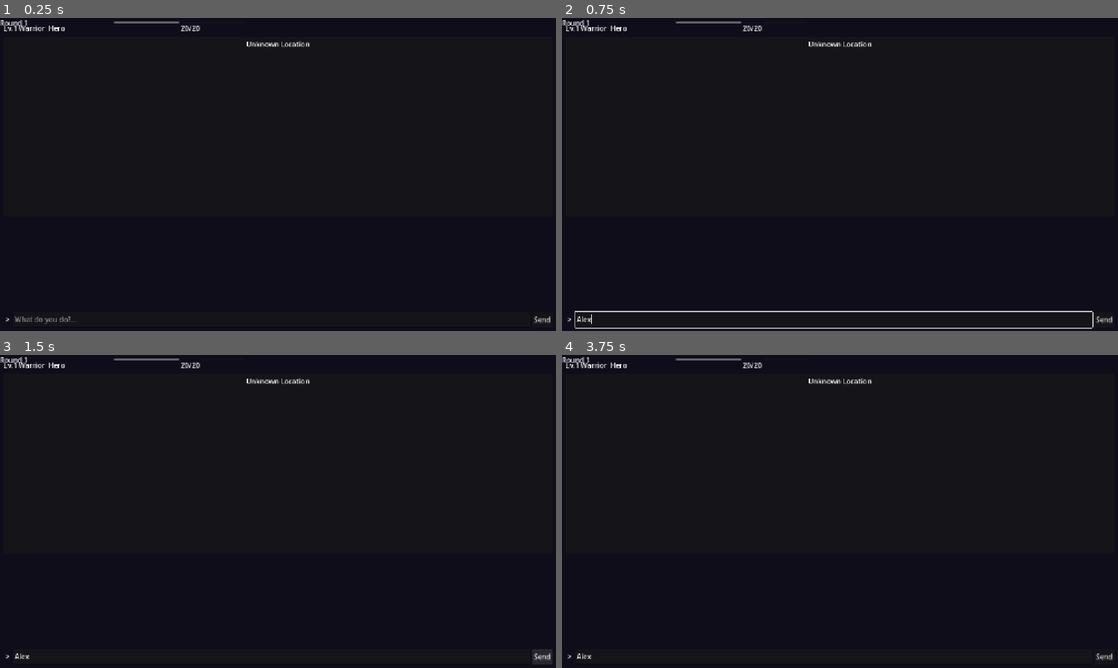
Above: before the commit, frames 1-4 (two rows, left to right).
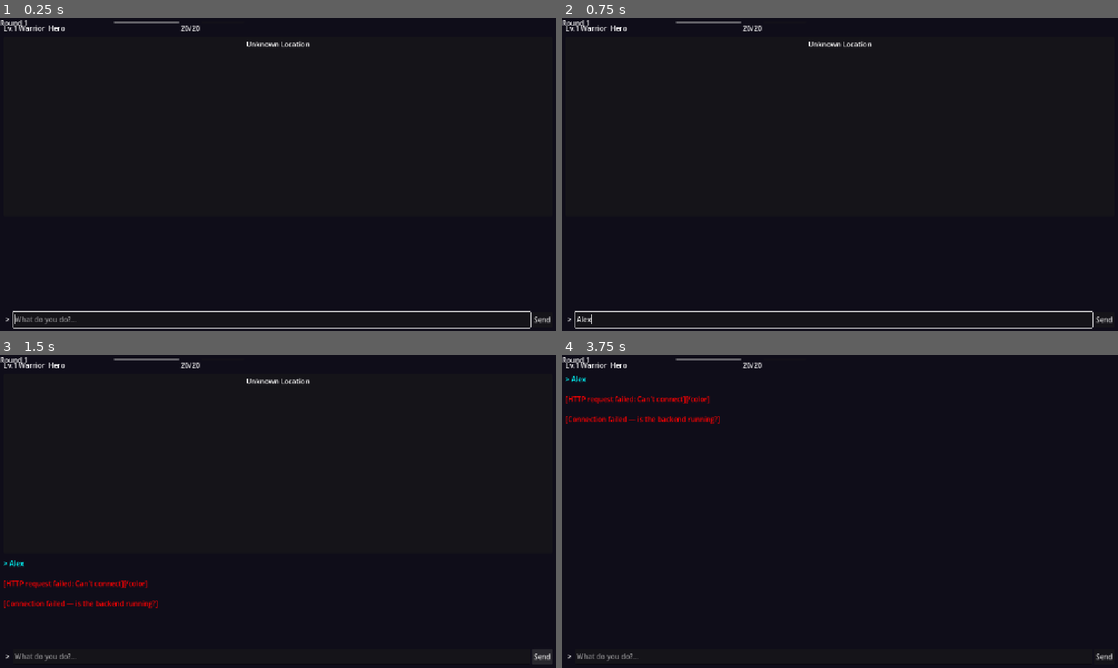
Above: after the commit, the same moments.

Repository: msbel5/ember-rpg
Game: Godot game, scene res://scenes/game_session.tscn
Two runs of this game, one before a commit and one after it. Both use one fixed random seed, a clock stepped at 60 frames per second and the inputs below. This scene is started directly instead of the project's main scene.
Inputs (mouse positions are in pixels of both pictures, inside the frame that each line leads up to):
- Up to frame 1 (0.25 s): no input
- Up to frame 2 (0.75 s): click (834, 318) at 0.52 s; type "Alex" at 0.6 s
- Up to frame 3 (1.5 s): click "Send" at 1.25 s
- Up to frame 4 (3.75 s): click "Send" at 2 s; click "Send" at 2.75 s; tap Enter at 3.5 s; move the mouse to (962, 495) at 3.52 s; tap M at 3.6 s; click (962, 495) at 3.67 s

The runs differ from the first frame. In frame 1, 0.8% of the frame differs, in the area x 2-96%, y 93-100%; in frame 2, nothing differs; in frame 3, 0.9%; in frame 4, 0.9%, in the area x 0-56%, y 6-98%.
Error before the commit: Invalid assignment of property or key 'visible' with value of type 'bool' on a base object of type 'null instance'. (res://scenes/game_session.gd:21)

Commit message:
Fix: CombatHUD node path after reparenting to MapPanel

Diff:
--- a/godot-client/scenes/game_session.gd
+++ b/godot-client/scenes/game_session.gd
@@ -8,9 +8,9 @@
 @onready var hp_label: Label = $MainLayout/PlayerStatus/HPLabel
 @onready var player_info: Label = $MainLayout/PlayerStatus/PlayerInfo
 @onready var xp_bar: ProgressBar = $MainLayout/PlayerStatus/XPBar
-@onready var combat_hud: PanelContainer = $CombatHUD
-@onready var combat_list: VBoxContainer = $CombatHUD/VBox/CombatantList
-@onready var combat_round: Label = $CombatHUD/VBox/RoundLabel
+@onready var combat_hud: PanelContainer = $MainLayout/ContentSplit/MapPanel/CombatHUD
+@onready var combat_list: VBoxContainer = $MainLayout/ContentSplit/MapPanel/CombatHUD/VBox/CombatantList
+@onready var combat_round: Label = $MainLayout/ContentSplit/MapPanel/CombatHUD/VBox/RoundLabel
 @onready var map_viewer: Panel = $MainLayout/ContentSplit/MapPanel
 @onready var location_label: Label = $MainLayout/ContentSplit/MapPanel/LocationLabel
 
